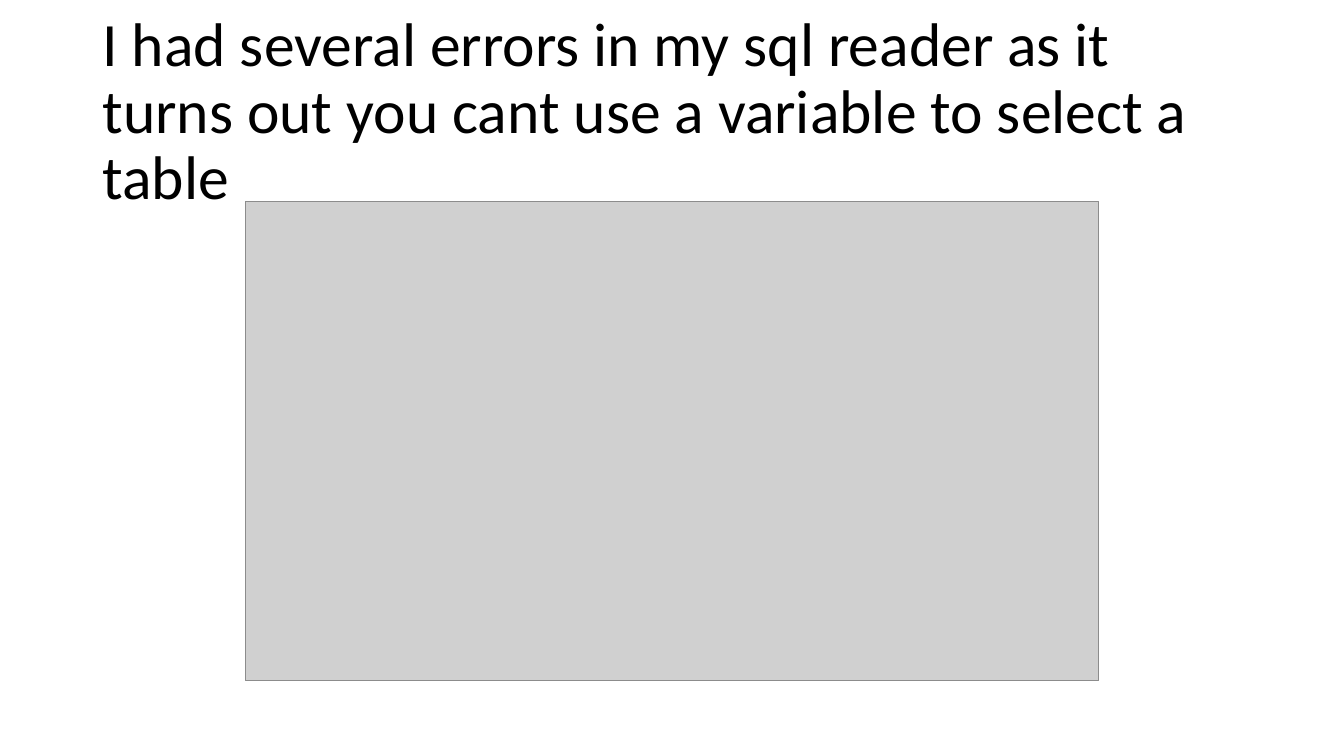
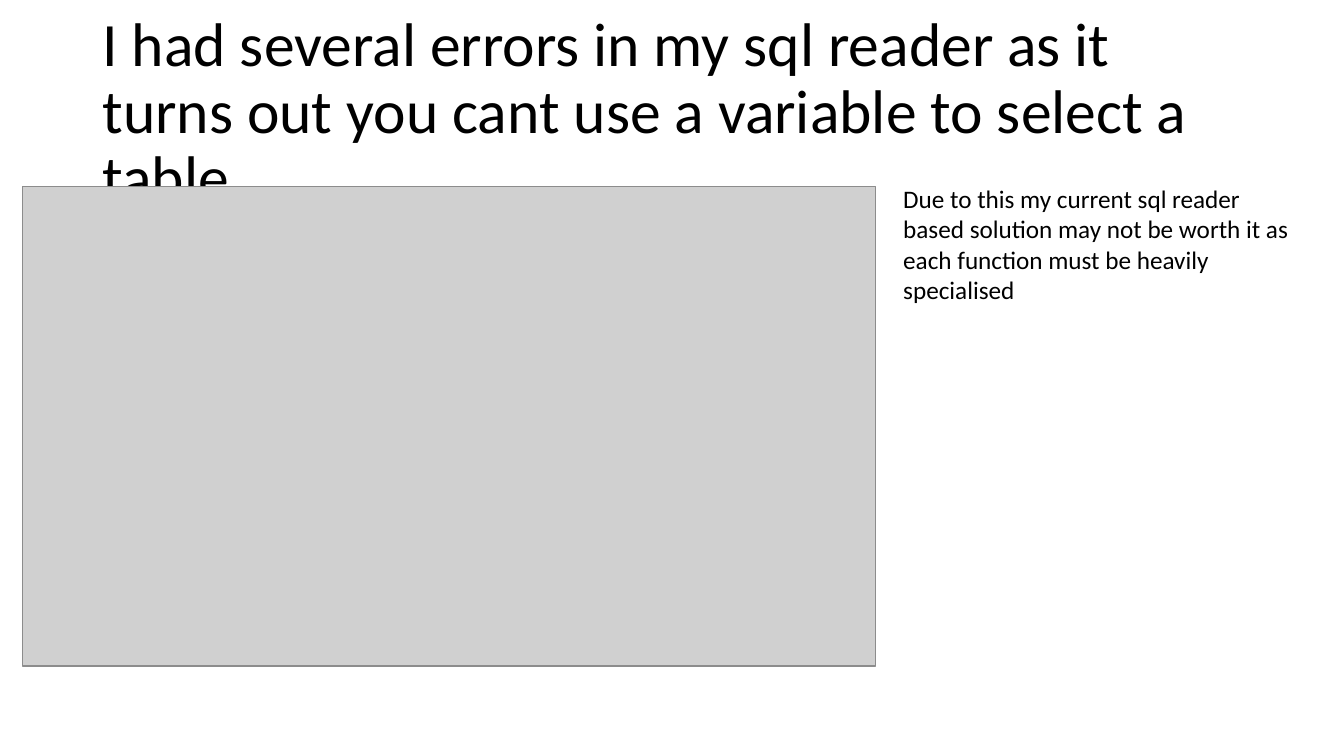
Before and after one commit to curtben1/actualCoursework, a slide deck: slide 28 of dev log.pptx. Drawn at 1344x756 pixels with LibreOffice and Linux fonts; fonts in the diff are those of the drawing; grey boxes stand for pictures. Boxes give left, top, right and bottom in pixels: in the first picture for what was removed or moved away, otherwise in the second. Text is boxed around its words. In the diff, an @@ line names an element or a change of style, - is before the commit and + after.

```diff
--- a/dev log.pptx
+++ b/dev log.pptx
@@ picture: place and size @@
-picture at [245,202,1099,682]
+picture at [22,187,876,666]
@@ text added at [903,190,1288,303], 18 pt, text #000000 @@
+Due to this my current sql reader based solution may not be worth it as each function must be heavily specialised
```
